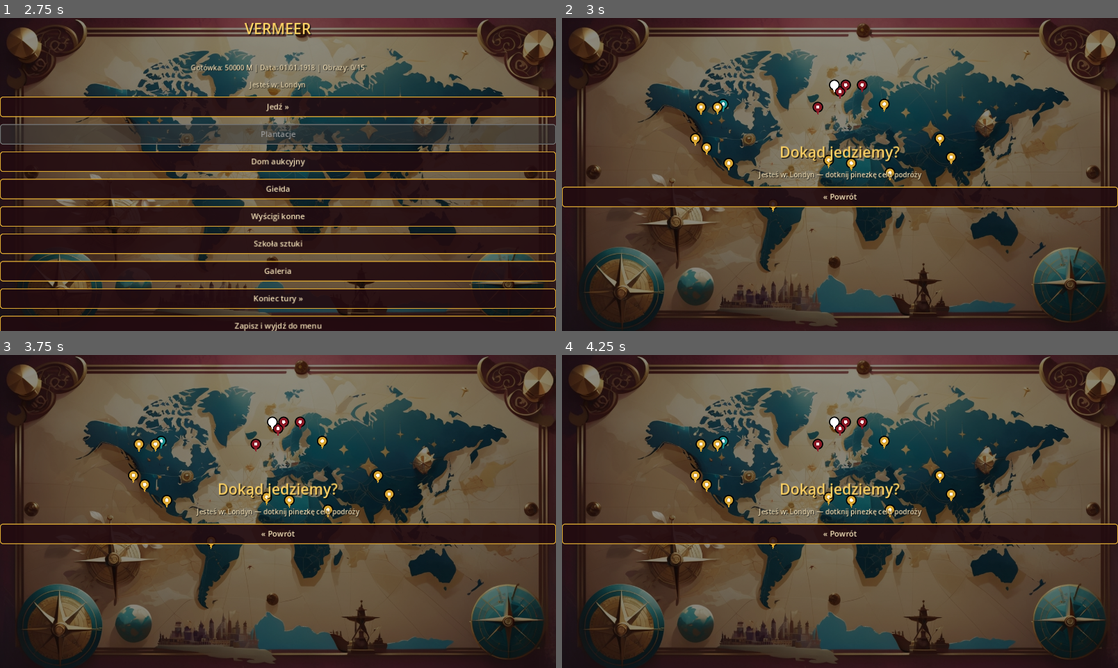
Above: before the commit, frames 1-4 (two rows, left to right).
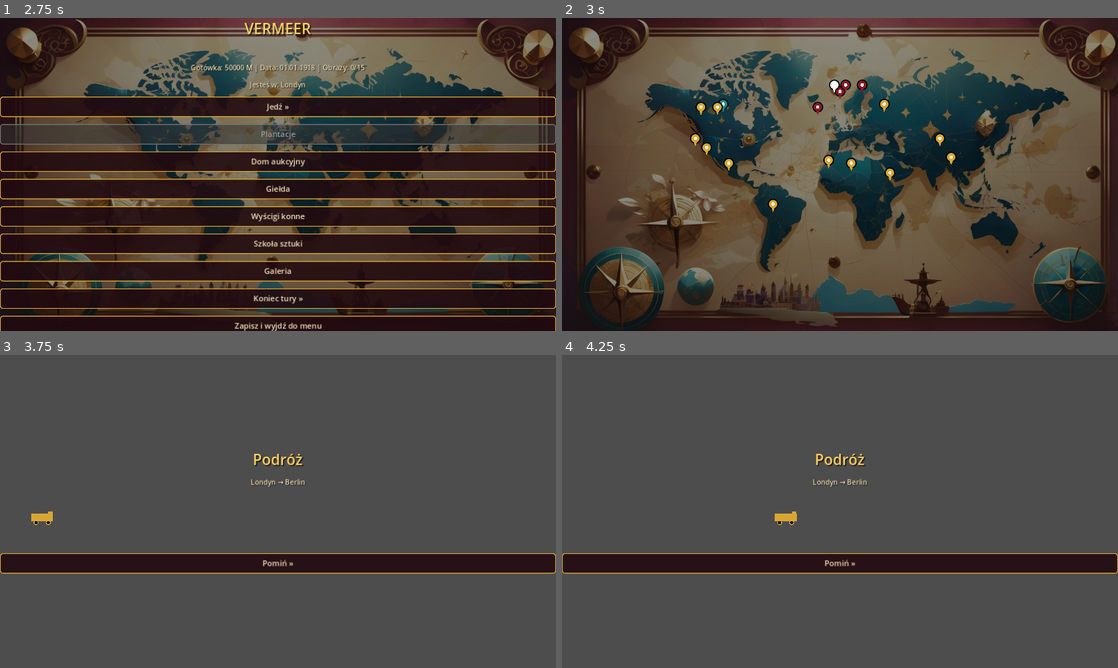
Above: after the commit, the same moments.

Repository: cinekm20/the-forger-retro-tycoon
Game: Godot game, scene res://scenes/main_menu/MainMenu.tscn
Same seed, same stepped clock (60 frames per second), same inputs: the game is played once before the commit and once after it.
Inputs (mouse positions are in pixels of both pictures, inside the frame that each line leads up to):
- Up to frame 1 (2.75 s): click "1" at 0.5 s; click "Tryb łatwy (15/40 obrazów do …" at 1.25 s; click "Nowa gra" at 2 s
- Up to frame 2 (3 s): click "Jedź »" at 2.75 s
- Up to frame 3 (3.75 s): click (300, 423) at 3.52 s
- Up to frame 4 (4.25 s): no input

Frame 1 is identical in both runs. In frame 2, 6.6% of the frame differs, in the area x 0-100%, y 40-61%; in frame 3, 92%; in frame 4, 92%, in the area x 0-100%, y 0-100%.

Commit message:
Fix pinezki mapy, ostrzeżenie dzielenia całkowitego, układ mapy
- Calendar.gd: @warning_ignore(integer_division) na get_year/get_month
  (zamierzone dzielenie, ale Godot 4.7 zgłaszał ostrzeżenie).
- screen_helpers.gd: make_root() ustawia mouse_filter = IGNORE — bez tego
  niewidzialne tło pełnoekranowego kontenera przechwytywało kliknięcia na
  całym ekranie, blokując pinezki na mapie leżące pod spodem. Dodano też
  make_root_bottom() — wariant zakotwiczony na dole ekranu.
- TravelMap.gd: używa teraz make_root_bottom(), żeby tytuł/etykieta/przycisk
  powrotu nie zasłaniały pinezek na środku i górze mapy.

Diff:
--- a/game/scenes/travel_map/TravelMap.gd
+++ b/game/scenes/travel_map/TravelMap.gd
@@ -19,7 +19,7 @@
 	ScreenHelpers.make_background(self, "res://art/backgrounds/hub_map.jpg")
 	_build_pins()
 
-	var root := ScreenHelpers.make_root(self)
+	var root := ScreenHelpers.make_root_bottom(self)
 	ScreenHelpers.make_title(root, "Dokąd jedziemy?")
 	info_label = ScreenHelpers.make_label(root, "Jesteś w: %s — dotknij pinezkę celu podróży" % Cities.get_city_name(Travel.current_city))
 	ScreenHelpers.make_button(root, "« Powrót", func(): SceneRouter.goto_hub())
--- a/game/scripts/autoload/Calendar.gd
+++ b/game/scripts/autoload/Calendar.gd
@@ -28,11 +28,13 @@
 
 
 func get_year() -> int:
-	return START_YEAR + int(current_day / (DAYS_PER_MONTH * 12))
+	@warning_ignore("integer_division")  ## celowe: liczymy pełne lata z dni
+	return START_YEAR + current_day / (DAYS_PER_MONTH * 12)
 
 
 func get_month() -> int:
-	return 1 + int((current_day / DAYS_PER_MONTH)) % 12
+	@warning_ignore("integer_division")  ## celowe: liczymy pełne miesiące z dni
+	return 1 + (current_day / DAYS_PER_MONTH) % 12
 
 
 func get_day_of_month() -> int:
--- a/game/scripts/ui/screen_helpers.gd
+++ b/game/scripts/ui/screen_helpers.gd
@@ -22,11 +22,30 @@
 	return bg
 
 
+## mouse_filter = IGNORE na kontenerze jest ważne: bez tego niewidzialne tło
+## pełnoekranowego VBoxContainer przechwytuje kliknięcia na CAŁYM ekranie
+## (nawet w miejscach bez żadnego widocznego elementu UI), blokując np.
+## pinezki mapy leżące pod spodem. Same przyciski/etykiety w środku mają
+## własny filtr i nadal reagują na dotyk normalnie.
 static func make_root(parent: Control) -> VBoxContainer:
 	var root := VBoxContainer.new()
 	root.set_anchors_preset(Control.PRESET_FULL_RECT)
 	root.alignment = BoxContainer.ALIGNMENT_CENTER
 	root.add_theme_constant_override("separation", 16)
+	root.mouse_filter = Control.MOUSE_FILTER_IGNORE
+	parent.add_child(root)
+	return root
+
+
+## Wariant zakotwiczony na dole ekranu zamiast wyśrodkowany na całej
+## wysokości — dla ekranów, gdzie góra/środek musi zostać odsłonięty
+## (np. mapa z klikalnymi pinezkami pod spodem).
+static func make_root_bottom(parent: Control) -> VBoxContainer:
+	var root := VBoxContainer.new()
+	root.set_anchors_preset(Control.PRESET_BOTTOM_WIDE)
+	root.alignment = BoxContainer.ALIGNMENT_END
+	root.add_theme_constant_override("separation", 10)
+	root.mouse_filter = Control.MOUSE_FILTER_IGNORE
 	parent.add_child(root)
 	return root
 
